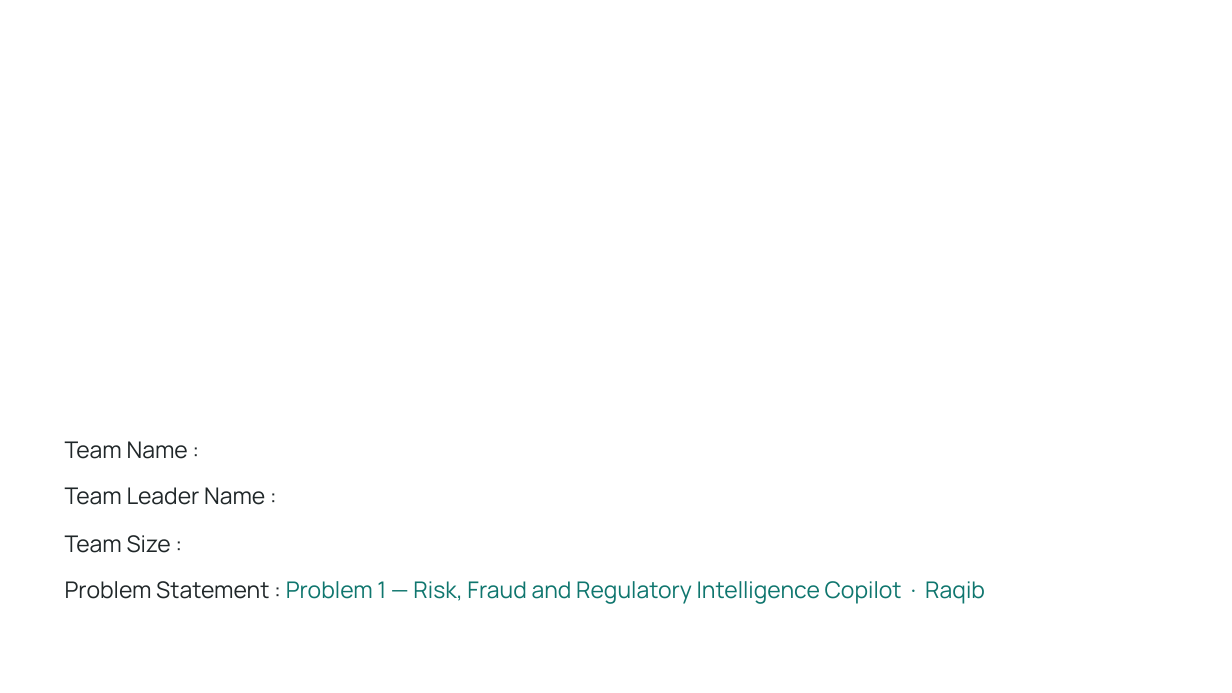
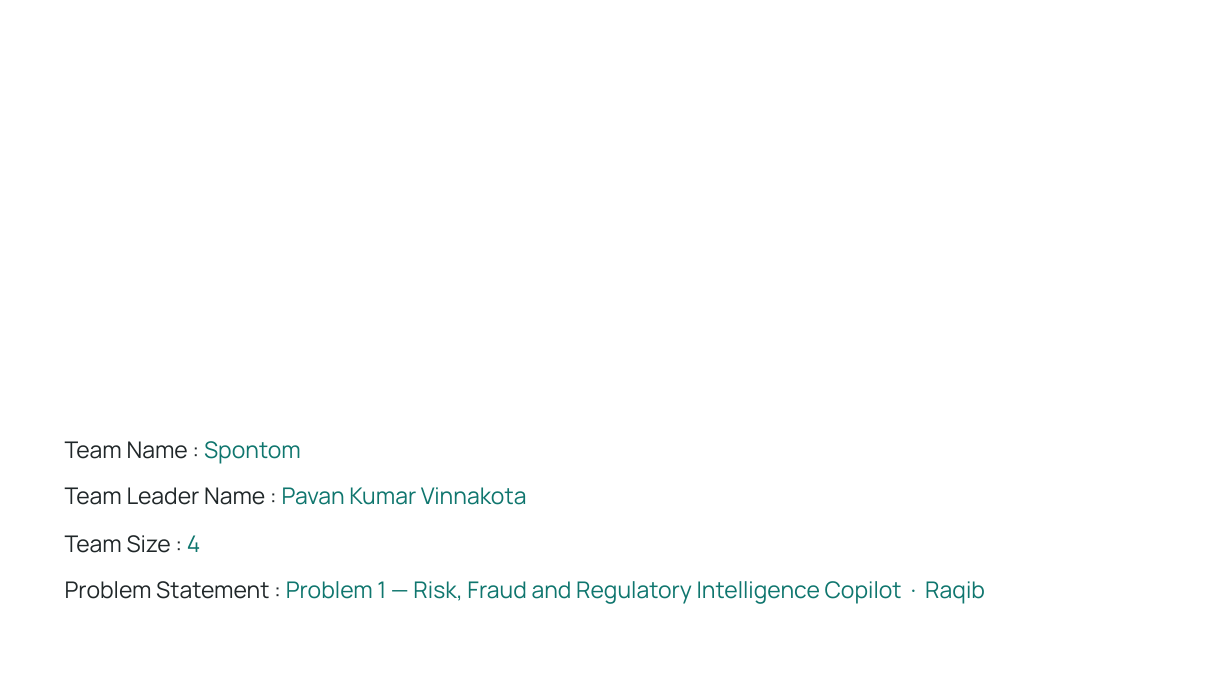
Before and after one commit to ipavanreddy/raqib-snowflake-copilot, a slide deck: slide 1 of docs/Raqib_submission_deck.pptx. Drawn at 1232x693 pixels with LibreOffice and Linux fonts; fonts in the diff are those of the drawing; background and template pictures are left out. Boxes give left, top, right and bottom in pixels: in the first picture for what was removed or moved away, otherwise in the second. Text is boxed around its words. In the diff, an @@ line names an element or a change of style, - is before the commit and + after.

```diff
--- a/docs/Raqib_submission_deck.pptx
+++ b/docs/Raqib_submission_deck.pptx
@@ text at (65,441,301,464): text changed @@
-Team Name :
+Team Name : Spontom
@@ text at (65,487,527,505): text changed; text colour #202729 to #0F766E @@
-Team Leader Name :
+Team Leader Name : Pavan Kumar Vinnakota
@@ text at (65,535,201,553): text changed @@
-Team Size :
+Team Size : 4
```
Also in this commit, not shown: 1 other file.
